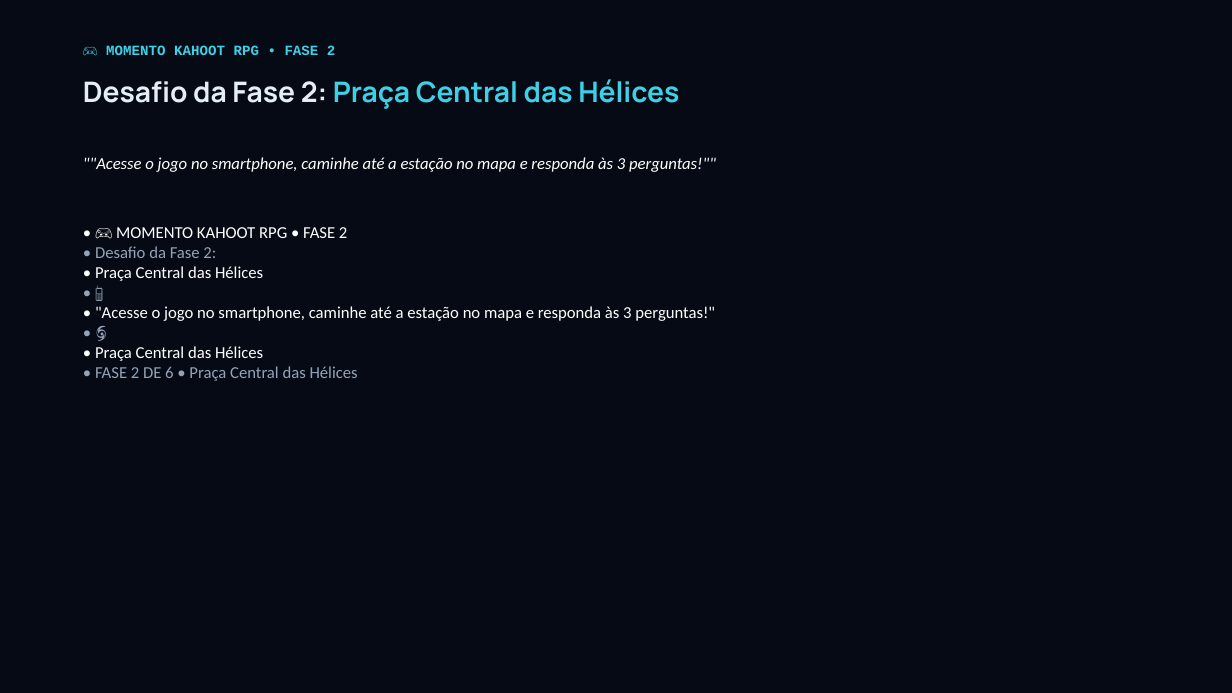
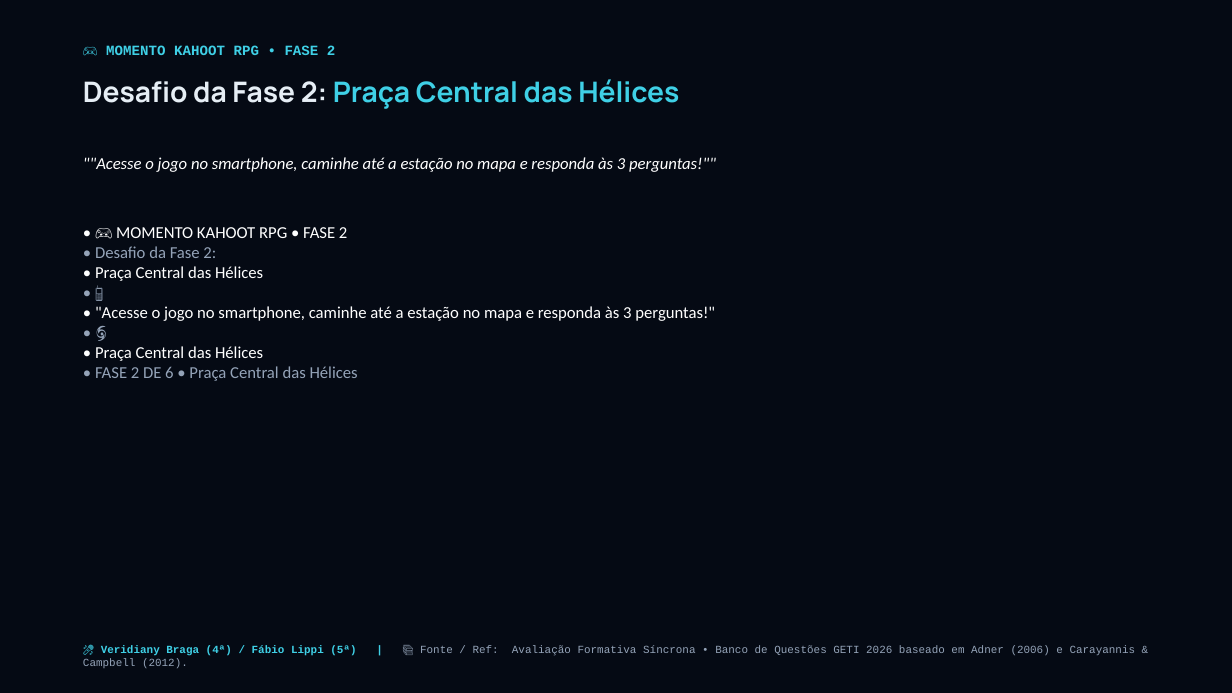
Before and after one commit to josuejofre/seminario-ecossistema-inovacao-pit, a slide deck: slide 11 of Seminario_5_Ecossistemas_Inovacao_Master.pptx. Drawn at 1232x693 pixels with LibreOffice and Linux fonts; fonts in the diff are those of the drawing. Boxes give left, top, right and bottom in pixels: in the first picture for what was removed or moved away, otherwise in the second. Text is boxed around its words. In the diff, an @@ line names an element or a change of style, - is before the commit and + after.

```diff
--- a/Seminario_5_Ecossistemas_Inovacao_Master.pptx
+++ b/Seminario_5_Ecossistemas_Inovacao_Master.pptx
@@ text added at <box>101,645,1136,656</box>, 8.5 pt, text #94A3B8 @@
+🎤 Veridiany Braga (4ª) / Fábio Lippi (5ª) | 📚 Fonte / Ref: Avaliação Formativa Síncrona • Banco de Questões GETI 2026 baseado em Adner (2006) e Carayannis & Campbell (2012).
```
Also in this commit, not shown: 42 other slides changed, 1 slide removed, 4 other files.
